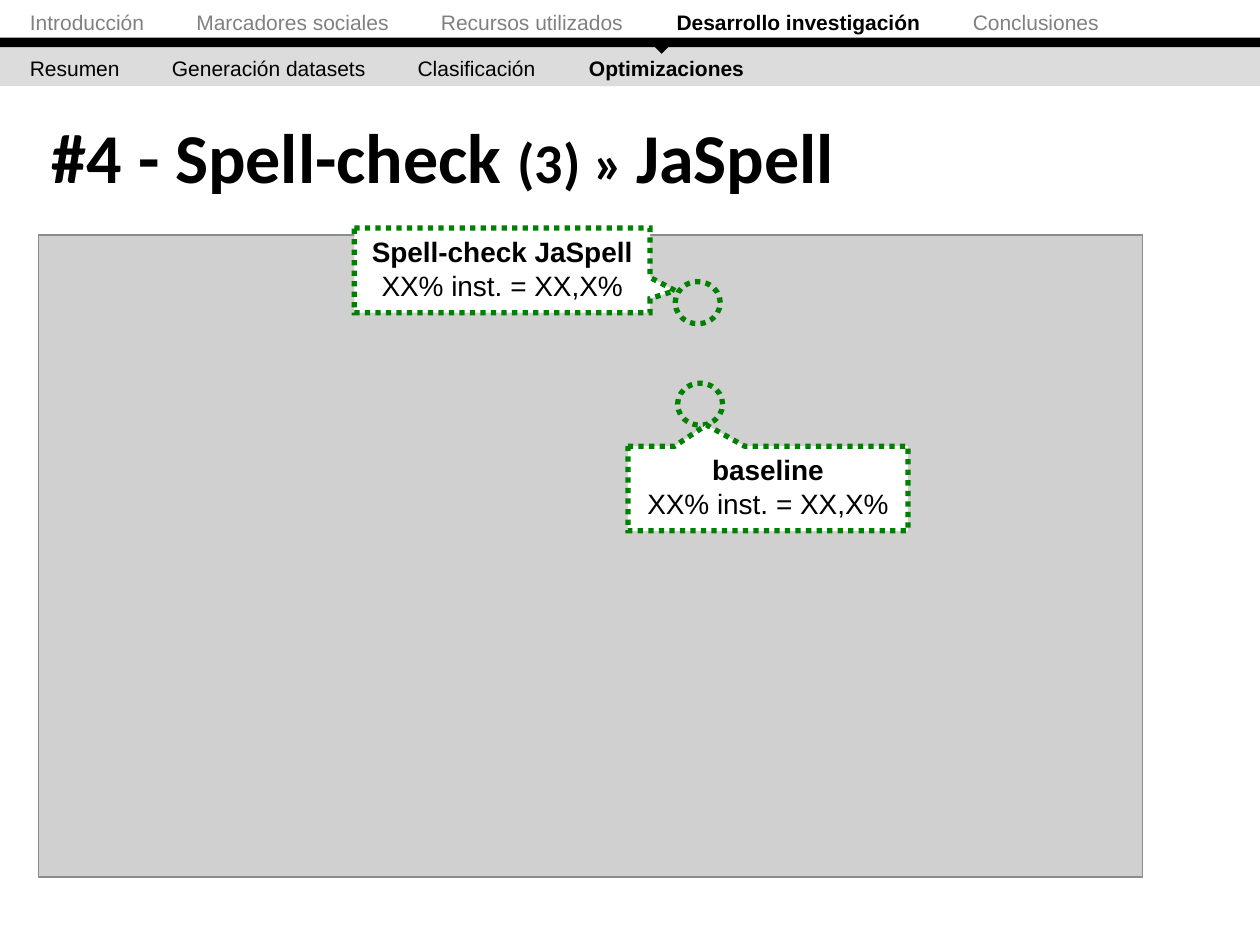
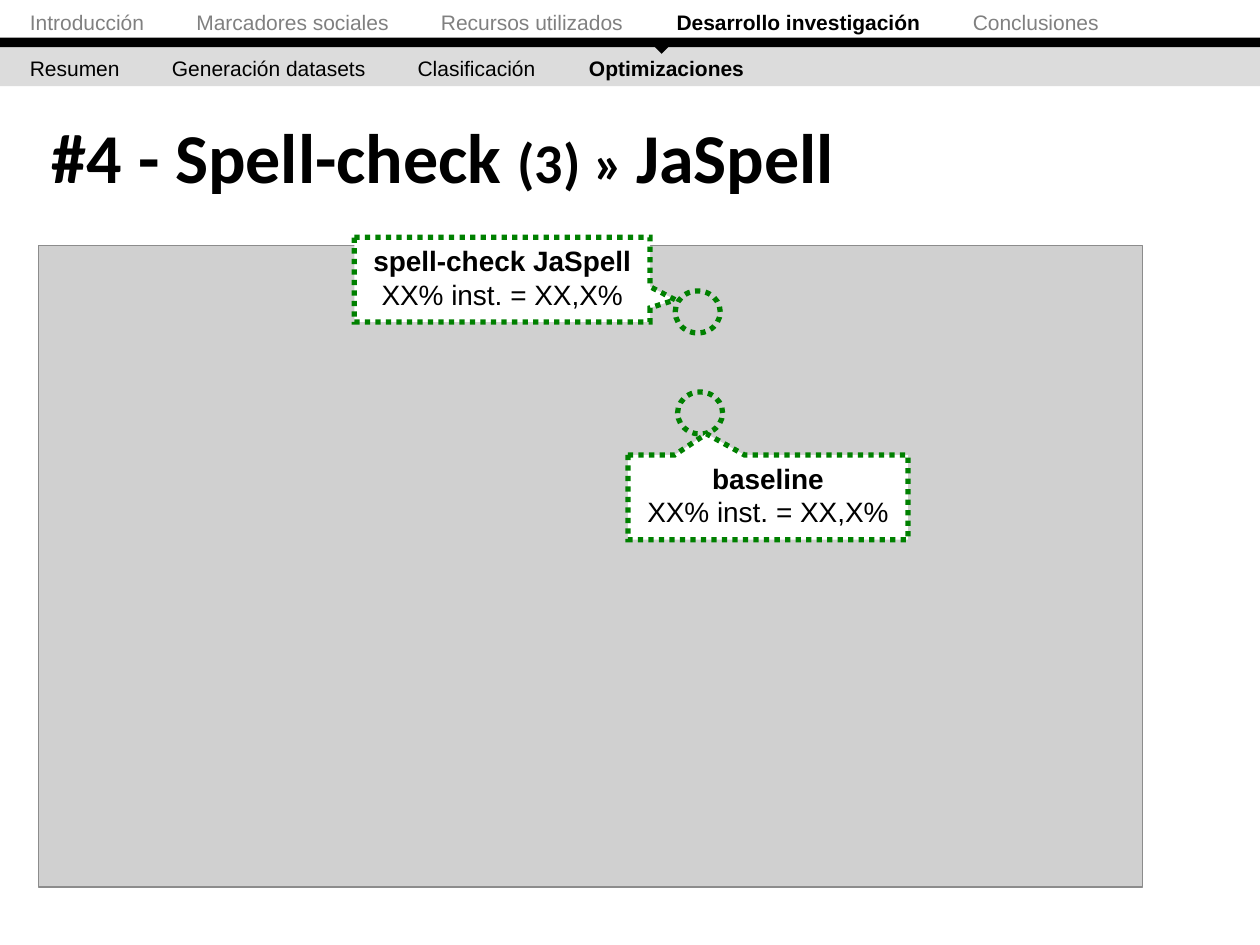
Before and after one commit to ak907kenai/nicotournetesis, a slide deck: slide 63 of docs_trunk/Presentación/Nicolás Tourné - Presentación Tesis (v2.2).ppt. Drawn at 1260x945 pixels with LibreOffice and Linux fonts; fonts in the diff are those of the drawing; grey boxes stand for pictures. Boxes give left, top, right and bottom in pixels: in the first picture for what was removed or moved away, otherwise in the second. Text is boxed around its words. In the diff, an @@ line names an element or a change of style, - is before the commit and + after.

```diff
--- a/docs_trunk/Presentación/Nicolás Tourné - Presentación Tesis (v2.2).ppt
+++ b/docs_trunk/Presentación/Nicolás Tourné - Presentación Tesis (v2.2).ppt
@@ text in speech box at <box>373,250,631,309</box>: text changed @@
-Spell-check JaSpell
-XX% inst. = XX,X%
+spell-check JaSpell
+XX% inst. = XX,X%
@@ 2 speech boxes, 2 ellipses, 1 picture: place and size @@
-2 speech boxes, 2 ellipses, 1 picture at <box>39,228,1143,877</box>
+2 speech boxes, 2 ellipses, 1 picture at <box>39,237,1143,887</box>
```
Also in this commit, not shown: 6 other slides changed.
